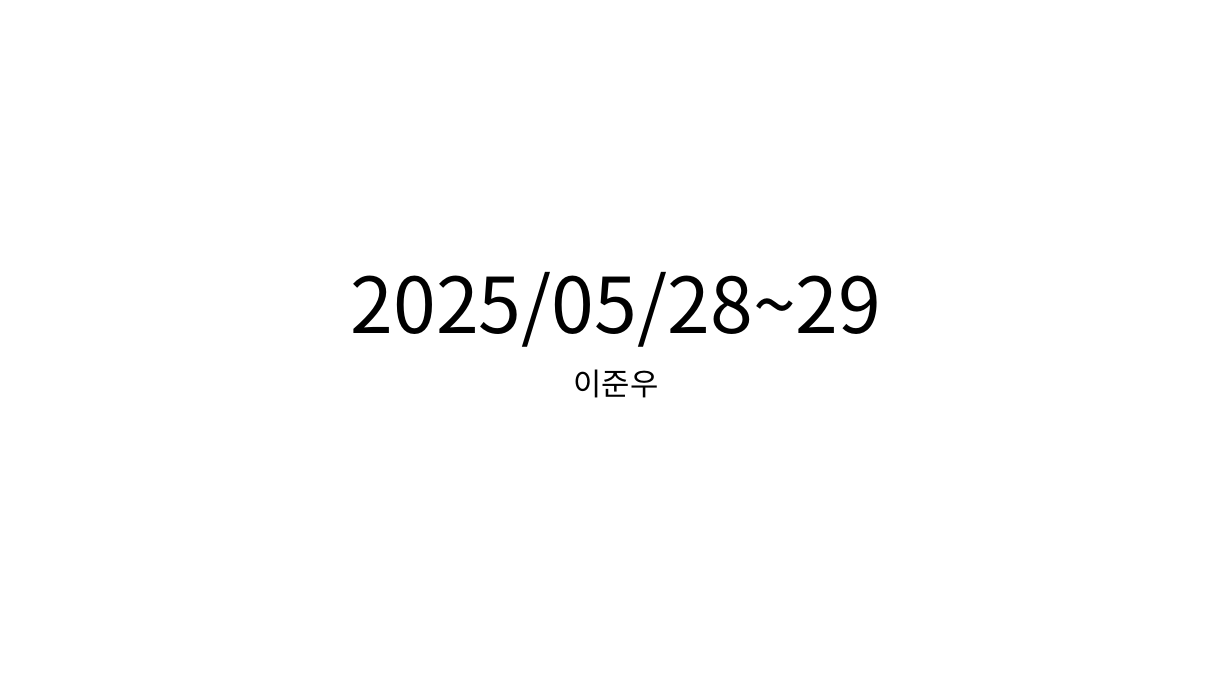
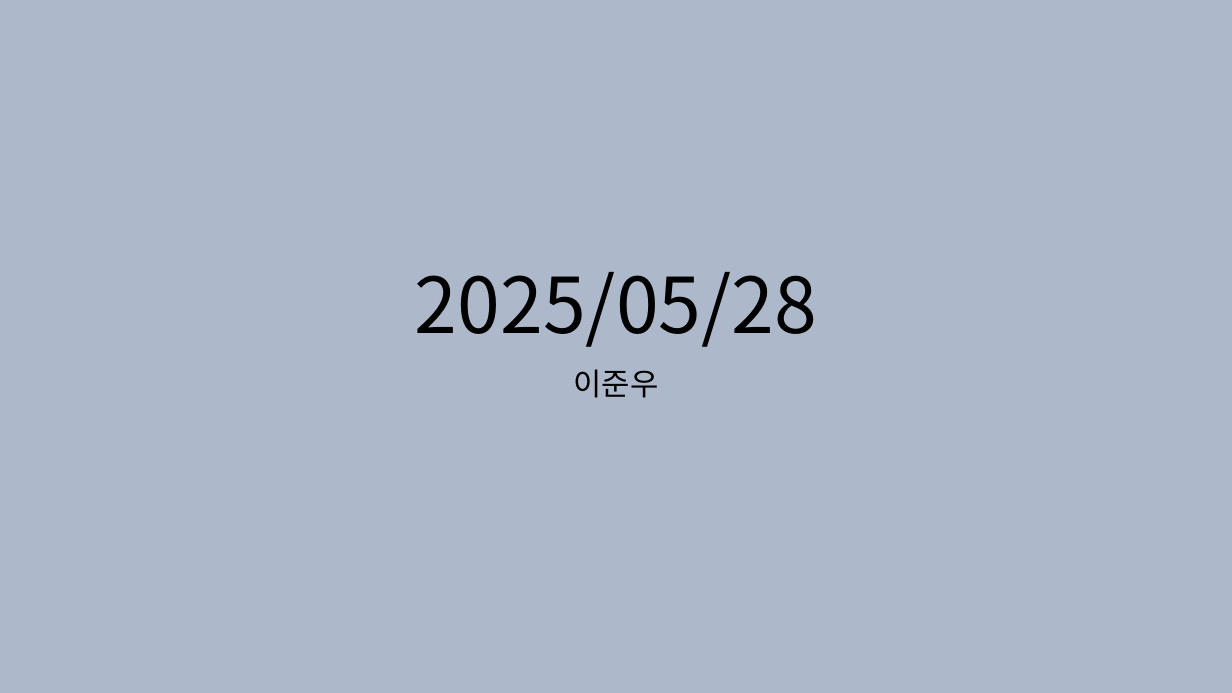
Before and after one commit to jwl1109/IOT, a slide deck: slide 1 of VLSI design 설계 실습/2025-05-28.pptx. Drawn at 1232x693 pixels with LibreOffice and Linux fonts; fonts in the diff are those of the drawing. Boxes give left, top, right and bottom in pixels: in the first picture for what was removed or moved away, otherwise in the second. Text is boxed around its words. In the diff, an @@ line names an element or a change of style, - is before the commit and + after.

```diff
--- a/VLSI design 설계 실습/2025-05-28.pptx
+++ b/VLSI design 설계 실습/2025-05-28.pptx
@@ background #FFFFFF to #ADB9CA @@
@@ title at [415,272,817,347]: text changed @@
-2025/05/28~29
+2025/05/28
```
Also in this commit, not shown: 12 other slides changed, 9 slides added, 8 slides removed, 4 other files.
